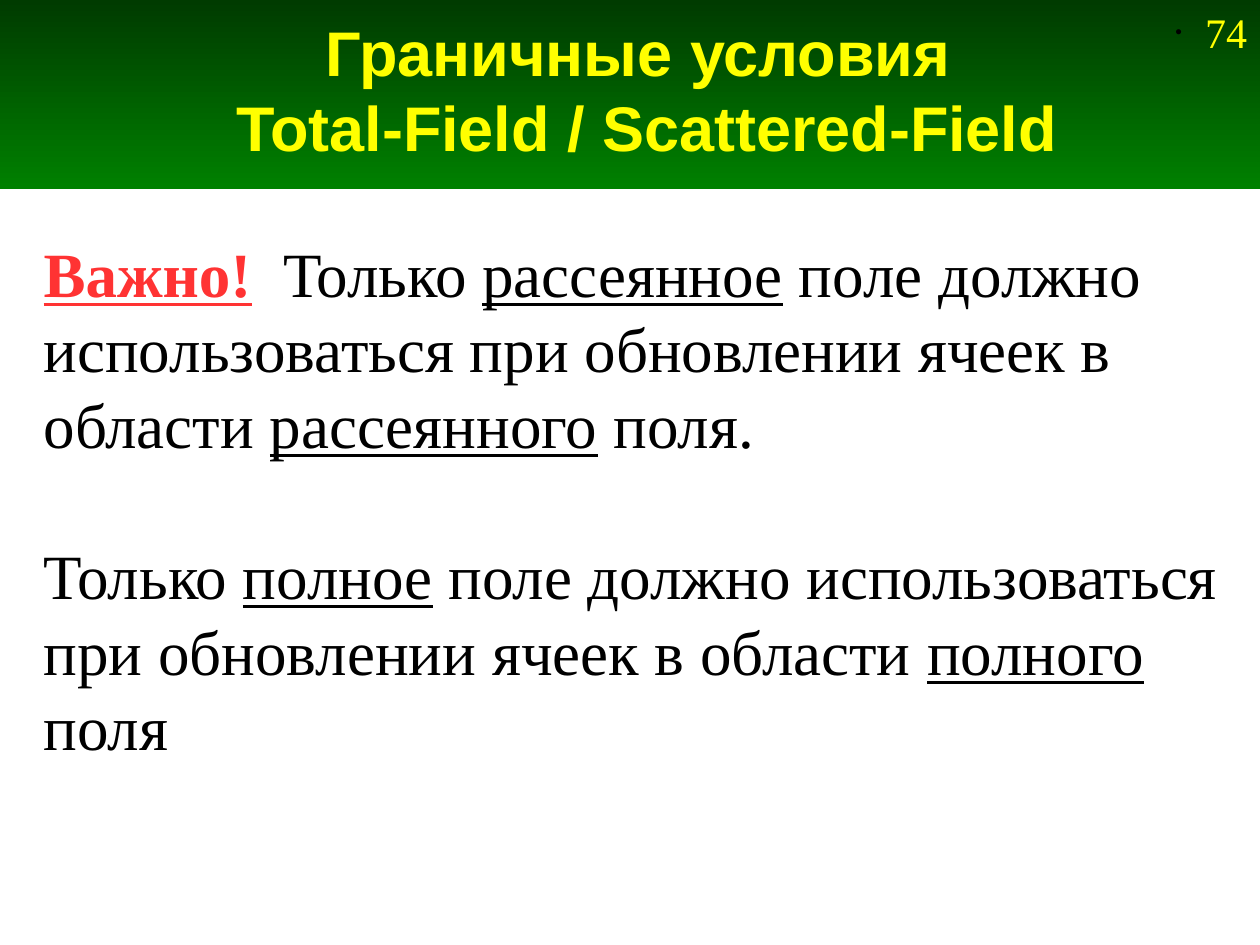
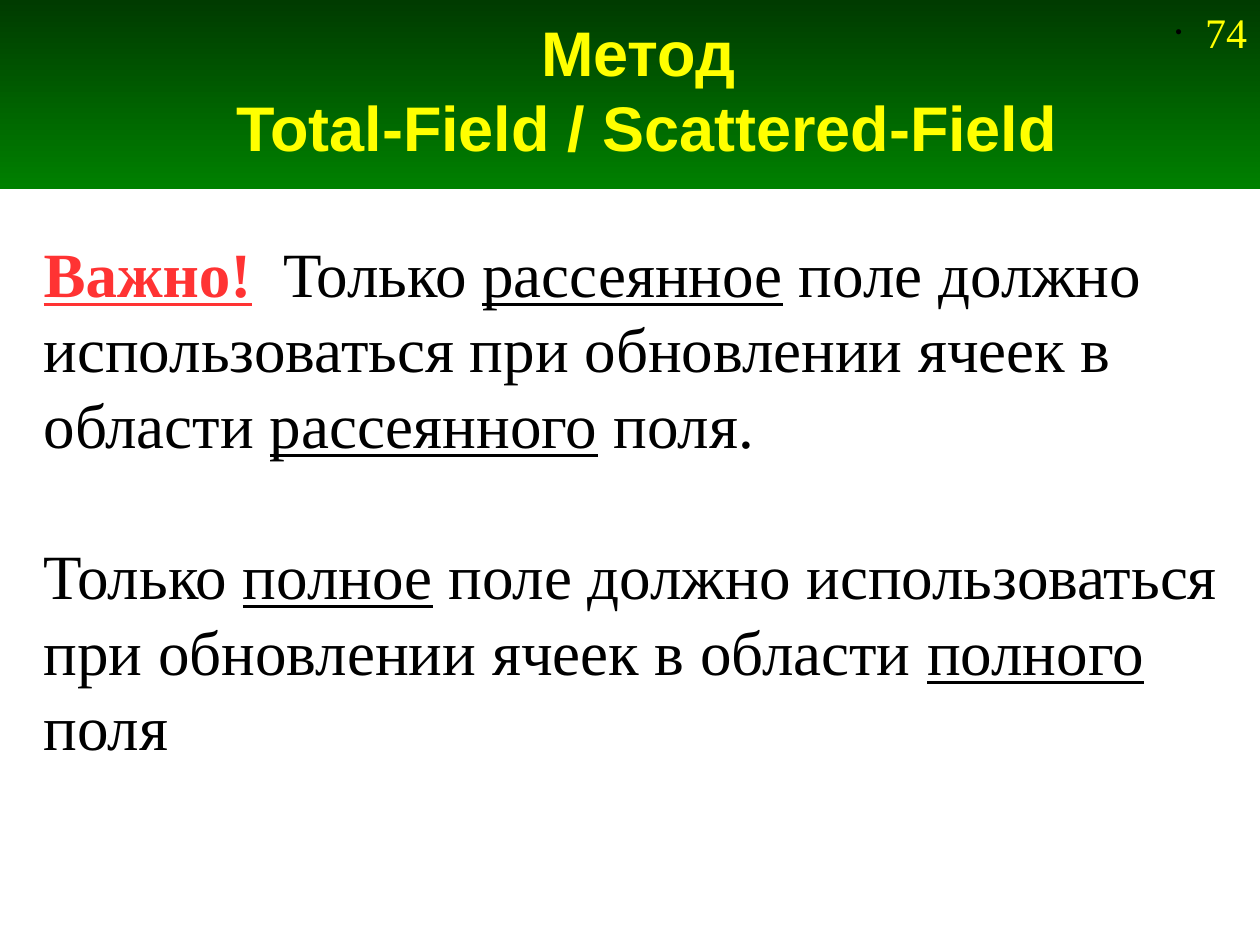
Before and after one commit to andris0147sv/modelling, a slide deck: slide 74 of presentations/2. FDTD.odp. Drawn at 1260x945 pixels with LibreOffice and Linux fonts; fonts in the diff are those of the drawing. Boxes give left, top, right and bottom in pixels: in the first picture for what was removed or moved away, otherwise in the second. Text is boxed around its words. In the diff, an @@ line names an element or a change of style, - is before the commit and + after.

Commit message:
Более обобщенная запись для метода TFSF

```diff
--- a/presentations/2. FDTD.odp
+++ b/presentations/2. FDTD.odp
@@ title at bbox=[236, 32, 1057, 152]: text changed @@
-Граничные условия
-Total-Field / Scattered-Field
+Метод
+Total-Field / Scattered-Field
```
Also in this commit, not shown: 16 other slides changed, 1 slide added, 5 other files.
